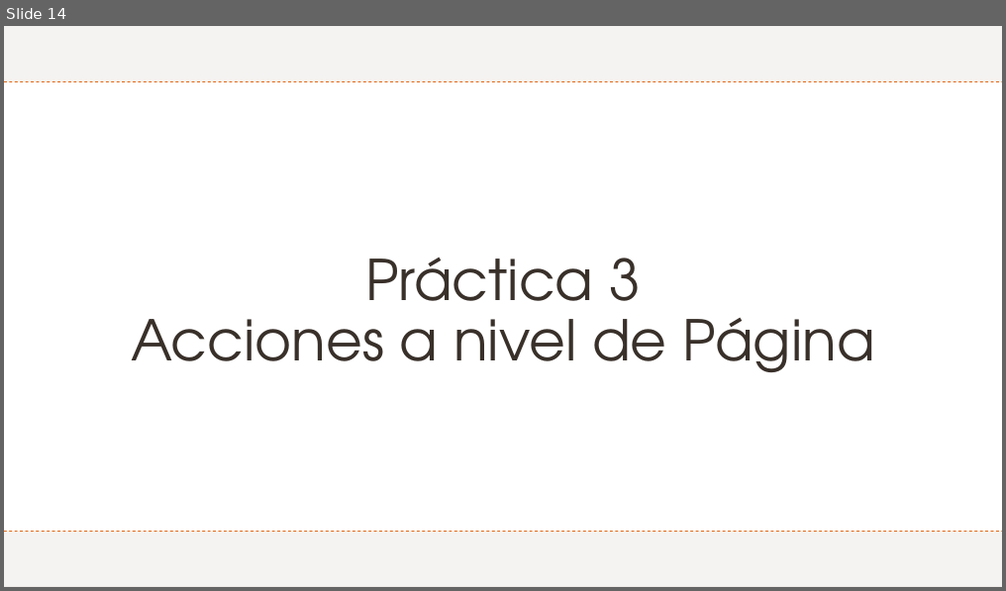
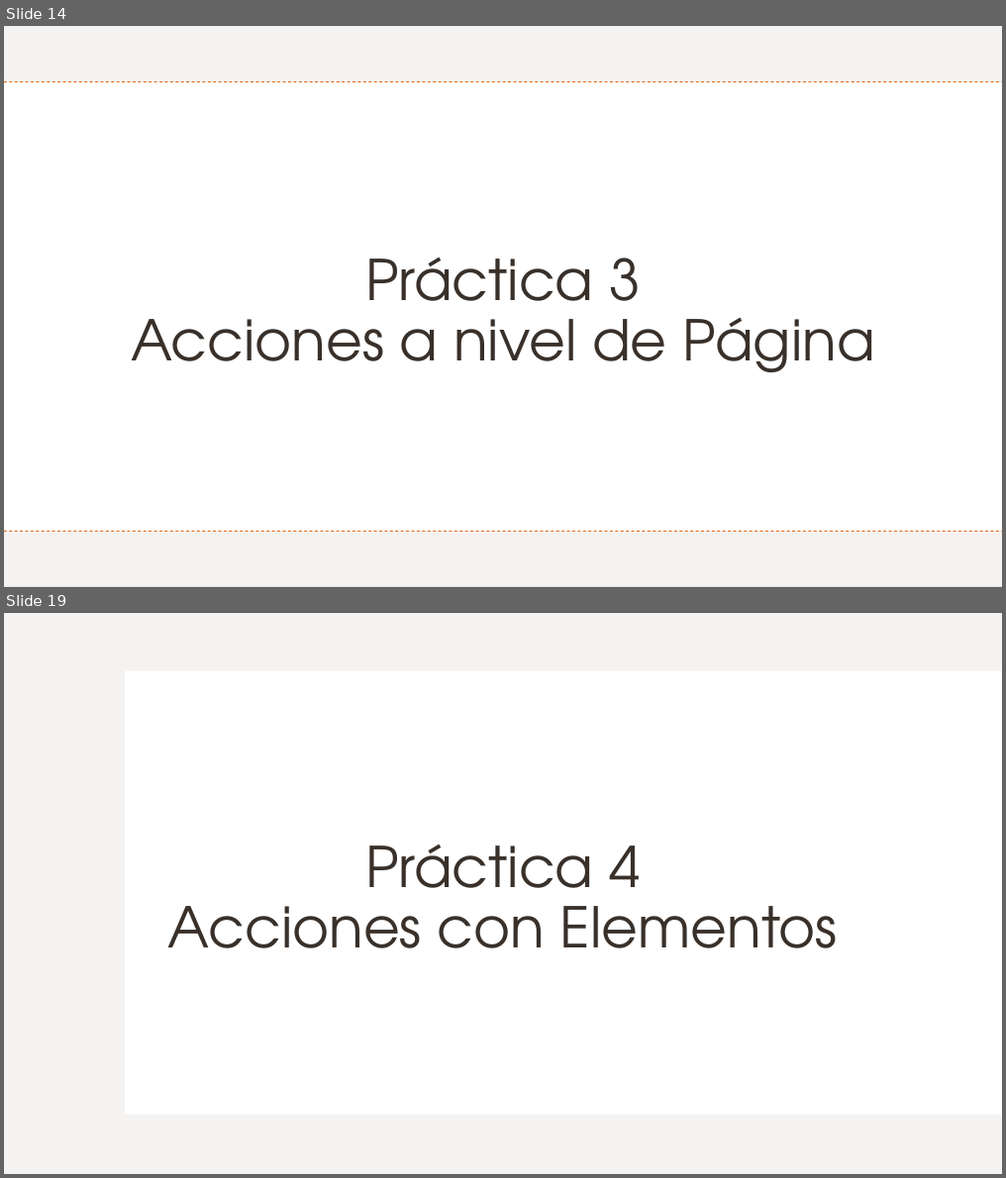
Before and after one commit to Charris1904/automation-qa-sessions, a slide deck: files/4. Selenium.pptx. Shown one above the other, each under a label of ours: slide 14 before the commit, slides 14 and 19 after it; the slides between them are not shown. The pictures are 1006x591 and 1006x1178 pixels, drawn with LibreOffice and Linux fonts; fonts in the diff are those of the drawing. Boxes give left, top, right and bottom in pixels: in the first picture for what was removed or moved away, otherwise in the second. Text is boxed around its words. In the diff, an @@ line names an element or a change of style, - is before the commit and + after.

```diff
--- a/files/4. Selenium.pptx
+++ b/files/4. Selenium.pptx
@@ slide 19 added at <box>4,613,1002,1174</box>, background #FFFFFF; not listed: 1 template element that a slide beside it also shows @@
@@ rectangle added at <box>126,671,1002,1115</box>, fill #FFFFFF @@
@@ title added at <box>168,845,838,949</box>, 54 pt, text #39302A @@
+Práctica 4
+Acciones con Elementos
```
Also in this commit, not shown: 4 other slides added.
